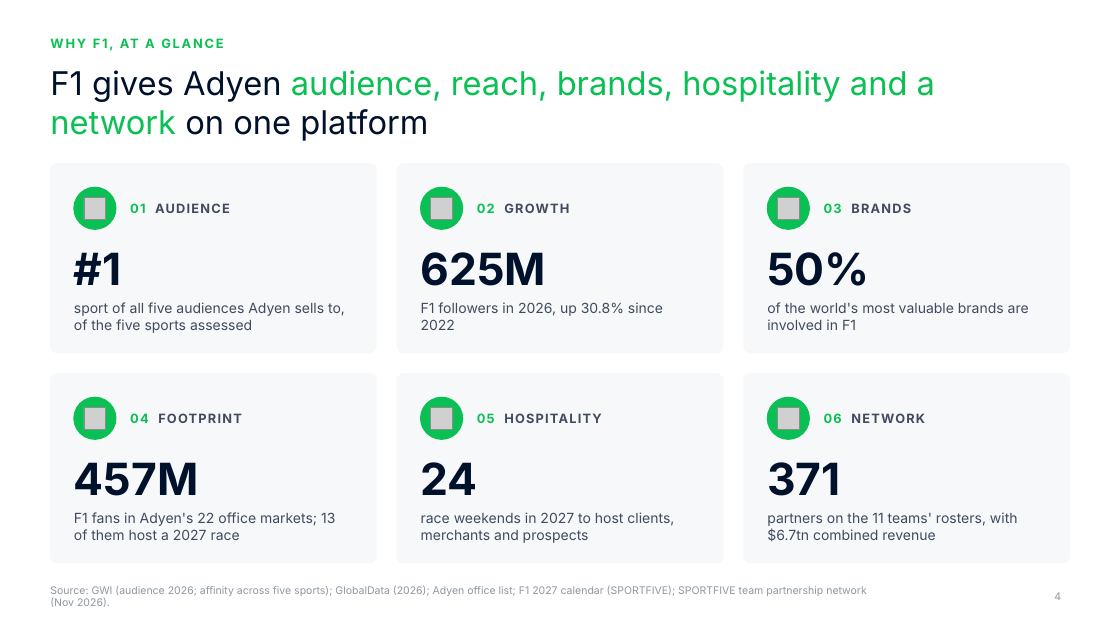
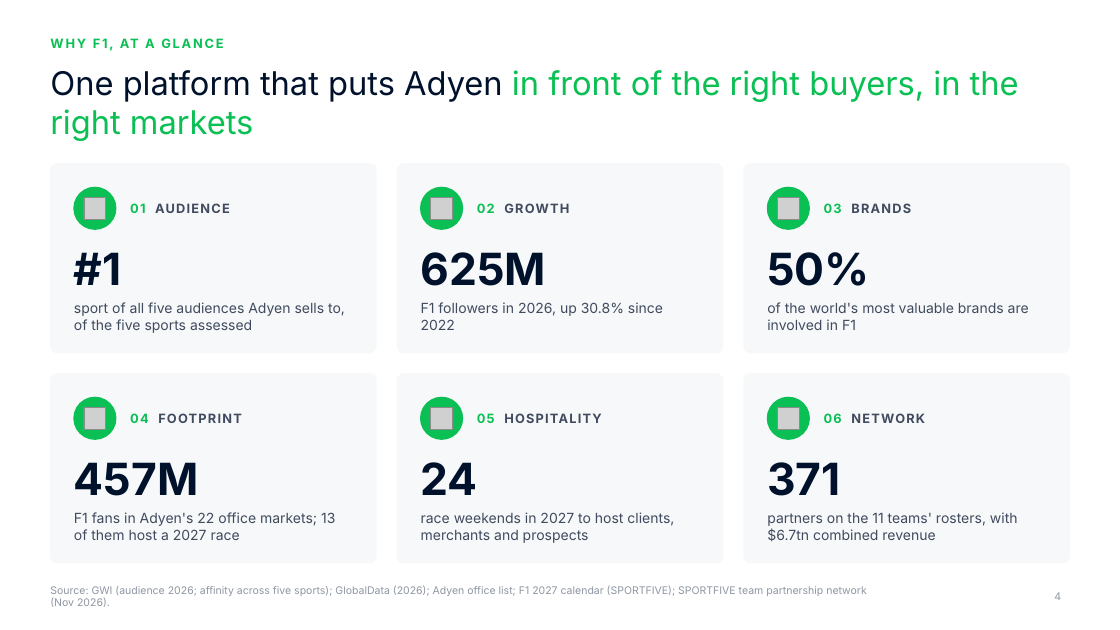
Before and after one commit to rahulgopalan42/rg42, a slide deck: slide 4 of adyen-f1-deck/Adyen x F1 - Chairman deck 8.pptx. Drawn at 1120x630 pixels with LibreOffice and Linux fonts; fonts in the diff are those of the drawing; grey boxes stand for pictures; background and template pictures are left out. Boxes give left, top, right and bottom in pixels: in the first picture for what was removed or moved away, otherwise in the second. Text is boxed around its words. In the diff, an @@ line names an element or a change of style, - is before the commit and + after.

```diff
--- a/adyen-f1-deck/Adyen x F1 - Chairman deck 8.pptx
+++ b/adyen-f1-deck/Adyen x F1 - Chairman deck 8.pptx
@@ title at (x1=50, y1=70, x2=1019, y2=141): text changed @@
-F1 gives Adyen audience, reach, brands, hospitality and a network on one platform
+One platform that puts Adyen in front of the right buyers, in the right markets
```
Also in this commit, not shown: 15 other slides changed, 4 slides added, 1 slide removed, 7 other files.
